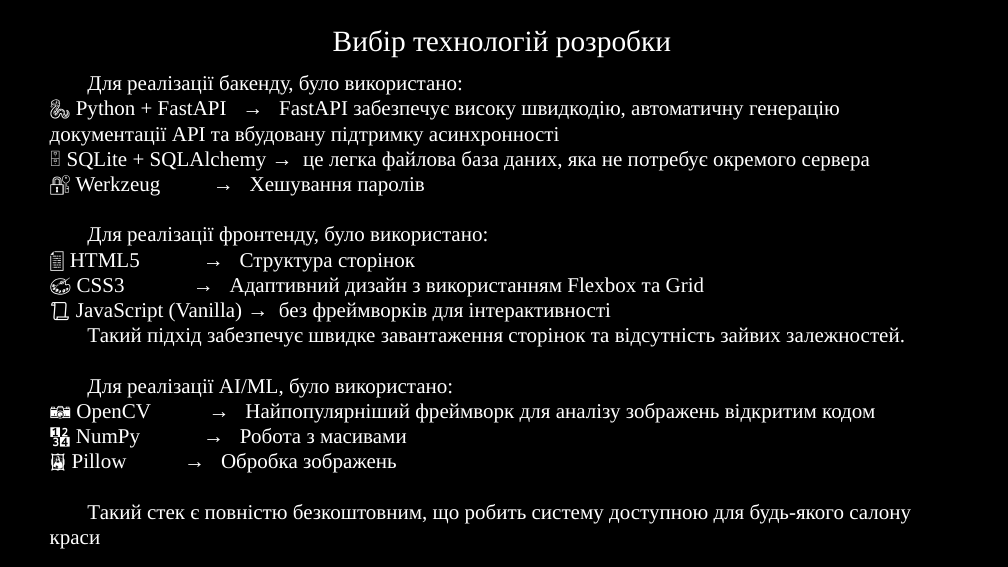
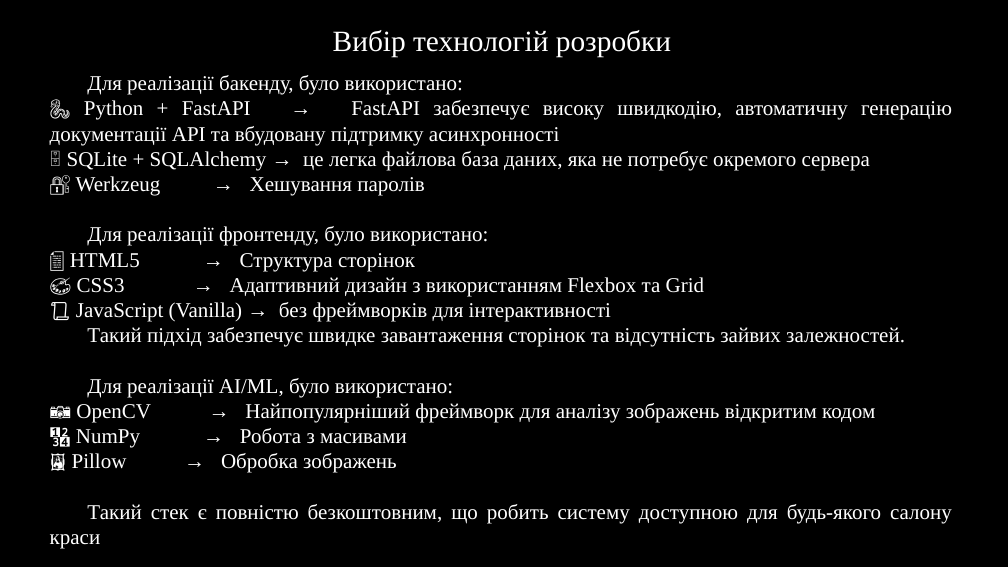
Before and after one commit to NureSheikoAndrii/2026_kkp-project, a slide deck: slide 6 of 2026_Б_ПІ_ПЗПІ-23-7_Шейко_А_О.pptx. Drawn at 1008x567 pixels with LibreOffice and Linux fonts; fonts in the diff are those of the drawing; background and template pictures are left out. Boxes give left, top, right and bottom in pixels: in the first picture for what was removed or moved away, otherwise in the second. Text is boxed around its words. In the diff, an @@ line names an element or a change of style, - is before the commit and + after.

```diff
--- a/2026_Б_ПІ_ПЗПІ-23-7_Шейко_А_О.pptx
+++ b/2026_Б_ПІ_ПЗПІ-23-7_Шейко_А_О.pptx
@@ text "Для реалізації бакенду, було використано:" at (x1=50, y1=75, x2=952, y2=549): alignment left to justified @@
```
Also in this commit, not shown: 8 other slides changed, 2 slides added.
